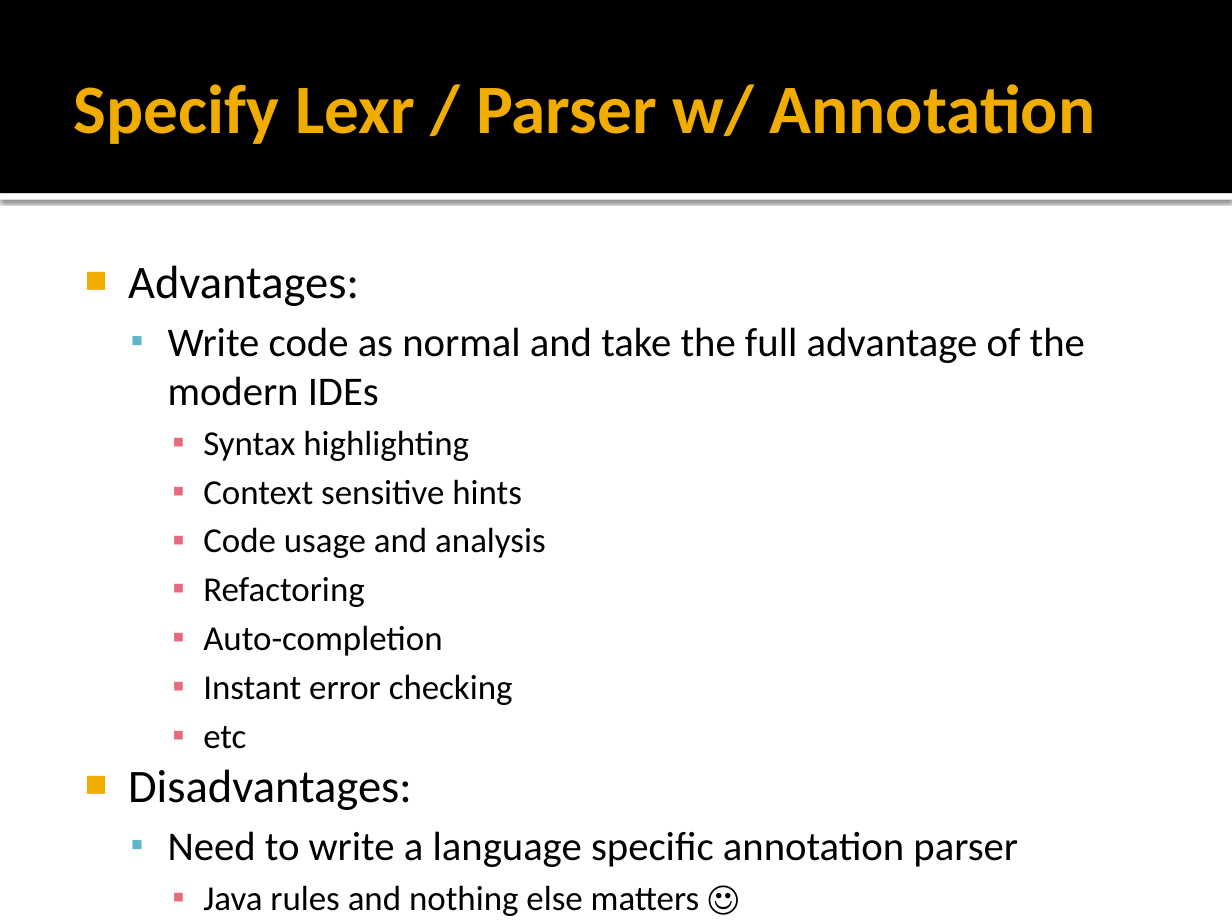
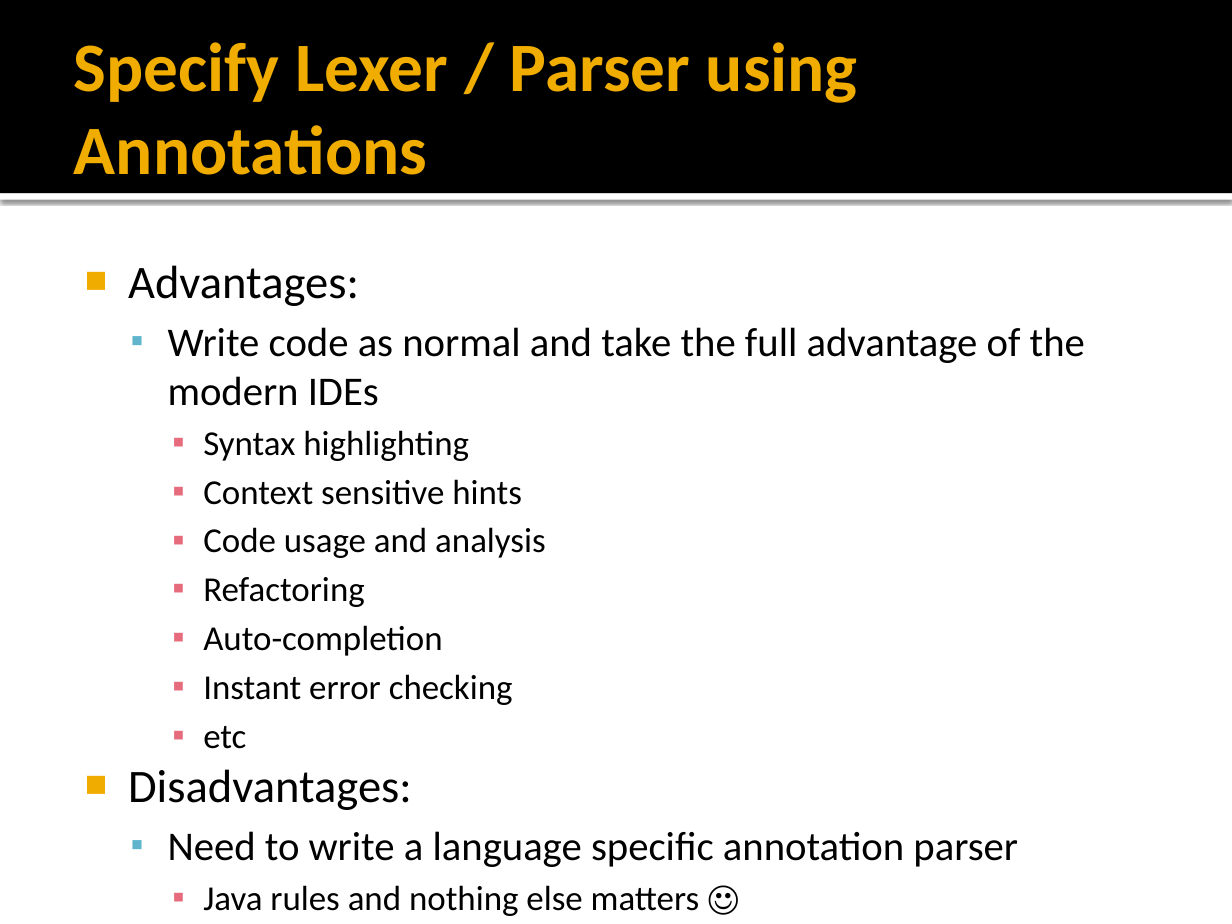
Before and after one commit to coconut2015/cookcc, a slide deck: slide 8 of trunk/doc/CookCC.pptx. Drawn at 1232x924 pixels with LibreOffice and Linux fonts; fonts in the diff are those of the drawing. Boxes give left, top, right and bottom in pixels: in the first picture for what was removed or moved away, otherwise in the second. Text is boxed around its words. In the diff, an @@ line names an element or a change of style, - is before the commit and + after.

Commit message:
update 3 cases for parsers.

```diff
--- a/trunk/doc/CookCC.pptx
+++ b/trunk/doc/CookCC.pptx
@@ title at [74, 42, 858, 175]: text changed @@
-Specify Lexr / Parser w/ Annotation
+Specify Lexer / Parser using Annotations
```
Also in this commit, not shown: 6 other slides changed, 3 slides added, 1 other file.
